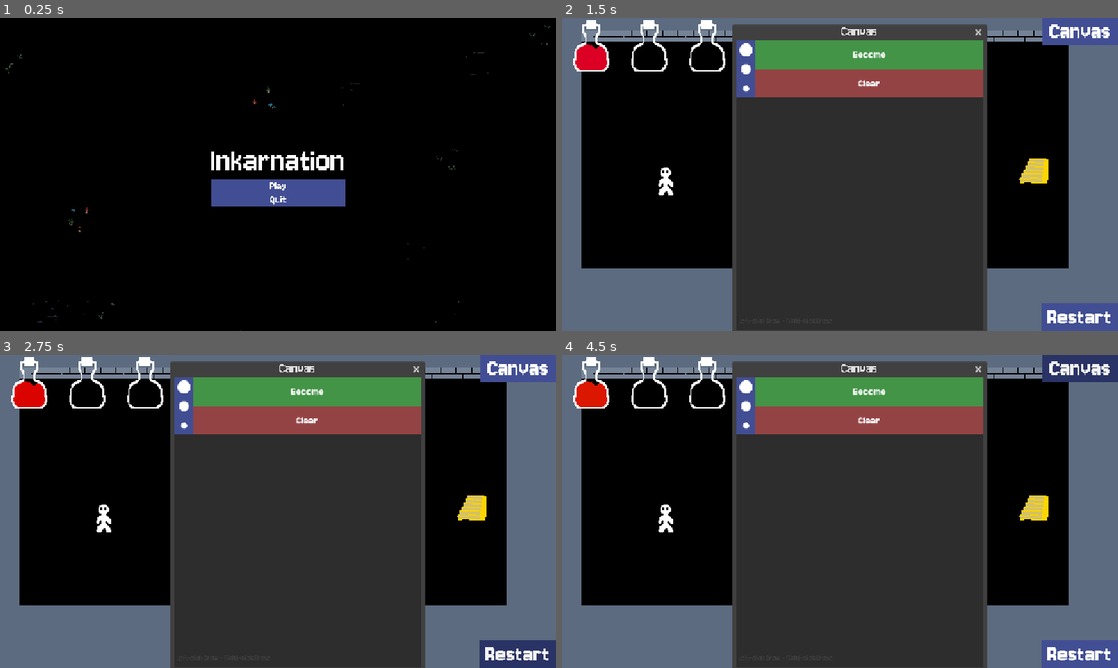
Above: before the commit, frames 1-4 (two rows, left to right).
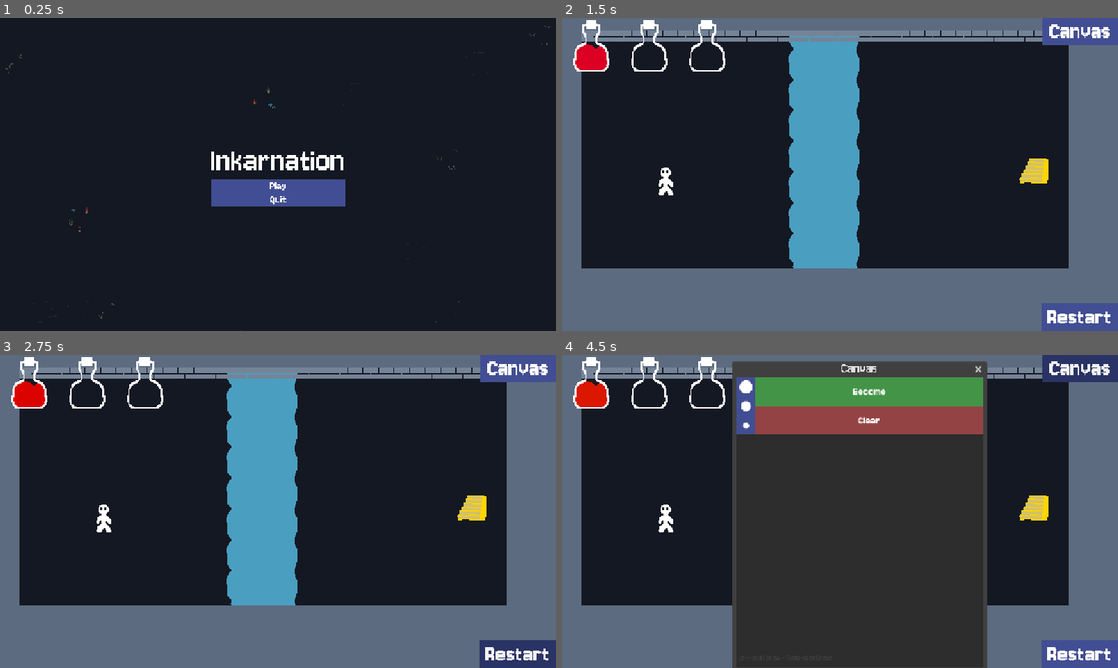
Above: after the commit, the same moments.

Repository: Lord-Dargon/Inkarnation
Game: Godot game, scene res://Scenes/main_menu.tscn
The game is run twice, just before and just after one commit, with the same random seed, the same clock (stepped at 60 frames per second) and the same inputs.
Inputs:
- Up to frame 1 (0.25 s): no input
- Up to frame 2 (1.5 s): click "Play" at 0.5 s; click "1" at 1.25 s
- Up to frame 3 (2.75 s): click "Restart" at 2 s
- Up to frame 4 (4.5 s): click "Restart" at 2.75 s; click "Restart" at 3.5 s; click "Canvas" at 4.25 s

The runs differ from the first frame. In frame 1, 97% of the frame differs, in the area x 0-100%, y 0-100%; in frame 2, 74%; in frame 3, 74%; in frame 4, 29%.
Error before the commit: Invalid assignment of property or key 'disabled' with value of type 'bool' on a base object of type 'null instance'. (res://Scripts/UI.gd:21)

Commit message:
BG color fixed

Diff:
--- a/Inkarnation/Prefabs/ui.tscn
+++ b/Inkarnation/Prefabs/ui.tscn
@@ -36,6 +36,7 @@
 [node name="Drawing Canvas" parent="." instance=ExtResource("2_srcu5")]
 auto_translate_mode = 1
 position = Vector2i(360, 45)
+visible = false
 
 [node name="Win_Screen" type="CenterContainer" parent="."]
 visible = false
--- a/Inkarnation/Scripts/drawing_canvas.gd
+++ b/Inkarnation/Scripts/drawing_canvas.gd
@@ -4,7 +4,7 @@
 
 @onready var Canvas: GridContainer = $Canvas
 @onready var draw_success = $"../DrawSuccess"
-@onready var finish = $Finish
+@onready var finish = $HBoxContainer/VBoxContainer2/Become
 
 var brush_size
 
--- a/Inkarnation/project.godot
+++ b/Inkarnation/project.godot
@@ -94,4 +94,4 @@
 [rendering]
 
 textures/canvas_textures/default_texture_filter=0
-environment/defaults/default_clear_color=Color(0, 0, 0, 1)
+environment/defaults/default_clear_color=Color(0.0784314, 0.0941176, 0.133333, 1)
